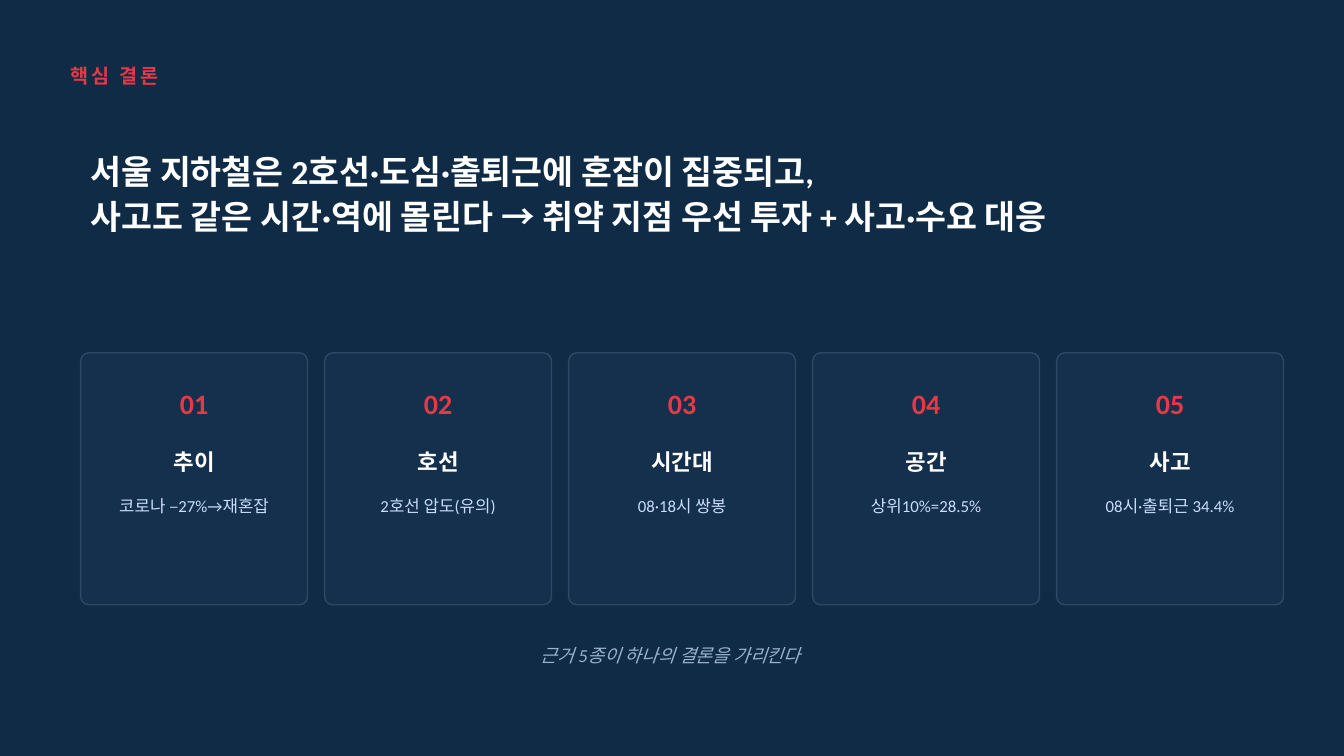
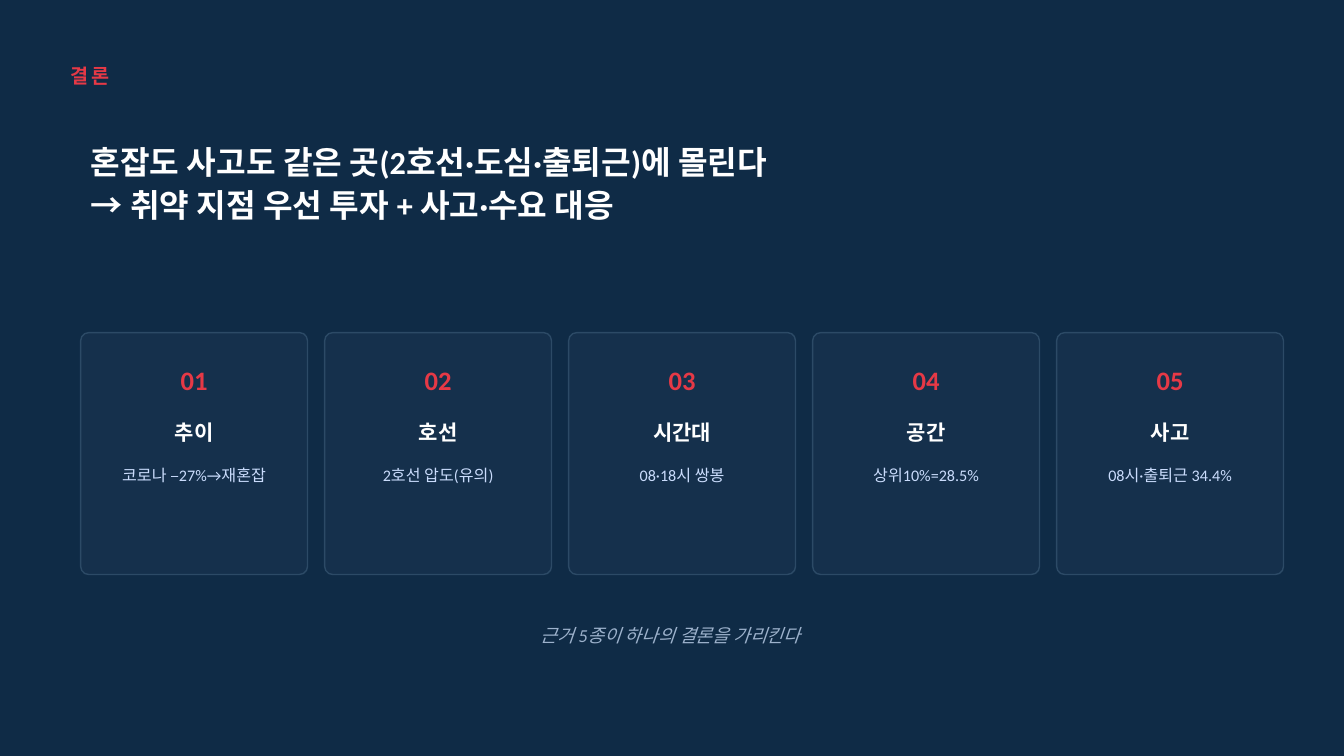
Before and after one commit to yuneunmi814-cmyk/data-analysis-mini-project, a slide deck: slide 10 of 발표장표_지하철혼잡.pptx (slide 8 before the commit). Drawn at 1344x756 pixels with LibreOffice and Linux fonts; fonts in the diff are those of the drawing. Boxes give left, top, right and bottom in pixels: in the first picture for what was removed or moved away, otherwise in the second. Text is boxed around its words. In the diff, an @@ line names an element or a change of style, - is before the commit and + after.

```diff
--- a/발표장표_지하철혼잡.pptx
+++ b/발표장표_지하철혼잡.pptx
@@ text at box(70, 66, 109, 85): text changed @@
-핵심 결론
+결론
@@ text at box(91, 147, 767, 220): text changed; size 24 to 23 pt @@
-서울 지하철은 2호선·도심·출퇴근에 혼잡이 집중되고,
-사고도 같은 시간·역에 몰린다 → 취약 지점 우선 투자 + 사고·수요 대응
+혼잡도 사고도 같은 곳(2호선·도심·출퇴근)에 몰린다
+→ 취약 지점 우선 투자 + 사고·수요 대응
@@ rounded rectangle: place and size @@
-rounded rectangle at box(81, 353, 308, 605)
+rounded rectangle at box(81, 333, 308, 575)
@@ rounded rectangle: place and size @@
-rounded rectangle at box(325, 353, 552, 605)
+rounded rectangle at box(325, 333, 552, 575)
@@ rounded rectangle: place and size @@
-rounded rectangle at box(569, 353, 796, 605)
+rounded rectangle at box(569, 333, 796, 575)
@@ rounded rectangle: place and size @@
-rounded rectangle at box(813, 353, 1040, 605)
+rounded rectangle at box(813, 333, 1040, 575)
@@ 5 texts: place and size @@
-5 texts at box(180, 395, 1184, 414)
+5 texts at box(181, 372, 1184, 390)
@@ size 20 to 19 pt in 5 elements at box(181, 372, 208, 390), box(425, 372, 452, 390), box(669, 372, 696, 390), box(913, 372, 940, 390), box(1157, 372, 1184, 390) @@
@@ rounded rectangle: place and size @@
-rounded rectangle at box(1057, 353, 1284, 605)
+rounded rectangle at box(1057, 333, 1284, 575)
@@ 5 texts: place and size @@
-5 texts at box(174, 451, 1191, 472)
+5 texts at box(175, 422, 1190, 442)
@@ size 16 to 15 pt in 5 elements at box(175, 422, 214, 442), box(419, 422, 458, 442), box(653, 422, 711, 442), box(907, 422, 946, 442), box(1151, 422, 1190, 442) @@
@@ text "코로나 –27%→재혼잡": place and size @@
-text "코로나 –27%→재혼잡" at box(119, 498, 269, 514)
+text "코로나 –27%→재혼잡" at box(122, 467, 266, 482)
@@ text "2호선 압도(유의)": place and size @@
-text "2호선 압도(유의)" at box(380, 498, 496, 514)
+text "2호선 압도(유의)" at box(383, 467, 493, 483)
@@ text "08·18시 쌍봉": place and size @@
-text "08·18시 쌍봉" at box(638, 498, 726, 514)
+text "08·18시 쌍봉" at box(640, 467, 725, 483)
@@ size 12 to 11.5 pt; line spacing 1.1 to 1.08 in 5 elements at box(122, 467, 266, 482), box(383, 467, 493, 483), box(640, 467, 725, 483), box(1108, 468, 1232, 483), box(873, 467, 979, 482) @@
@@ text "상위10%=28.5%": place and size @@
-text "상위10%=28.5%" at box(871, 498, 981, 514)
+text "상위10%=28.5%" at box(873, 467, 979, 482)
@@ text "08시·출퇴근 34.4%": place and size @@
-text "08시·출퇴근 34.4%" at box(1106, 499, 1235, 514)
+text "08시·출퇴근 34.4%" at box(1108, 468, 1232, 483)
@@ text "근거 5종이 하나의 결론을 가리킨다": place and size @@
-text "근거 5종이 하나의 결론을 가리킨다" at box(541, 647, 800, 664)
+text "근거 5종이 하나의 결론을 가리킨다" at box(541, 627, 800, 644)
```
Also in this commit, not shown: 10 other slides changed, 4 slides added, 1 other file.
